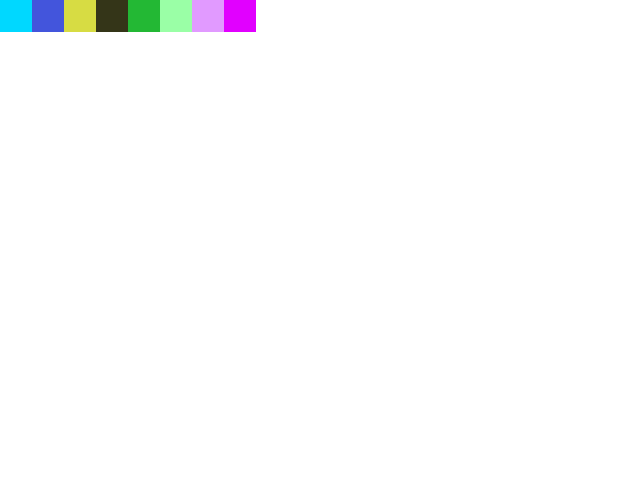
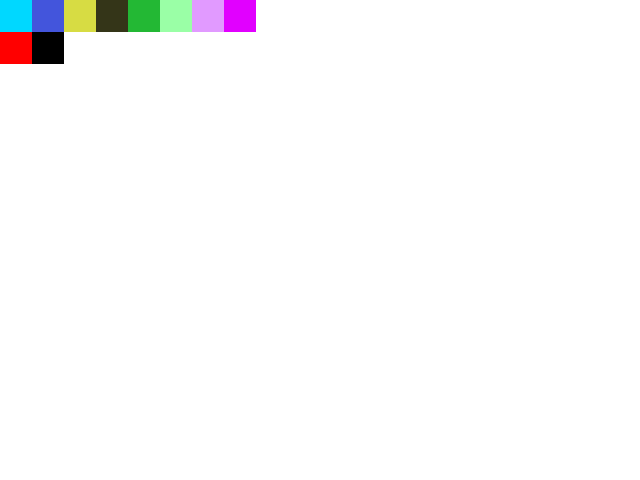
Layers edited between the first and the second 640 x 480 image:
painted on "Background" over [0, 32, 64, 64]
